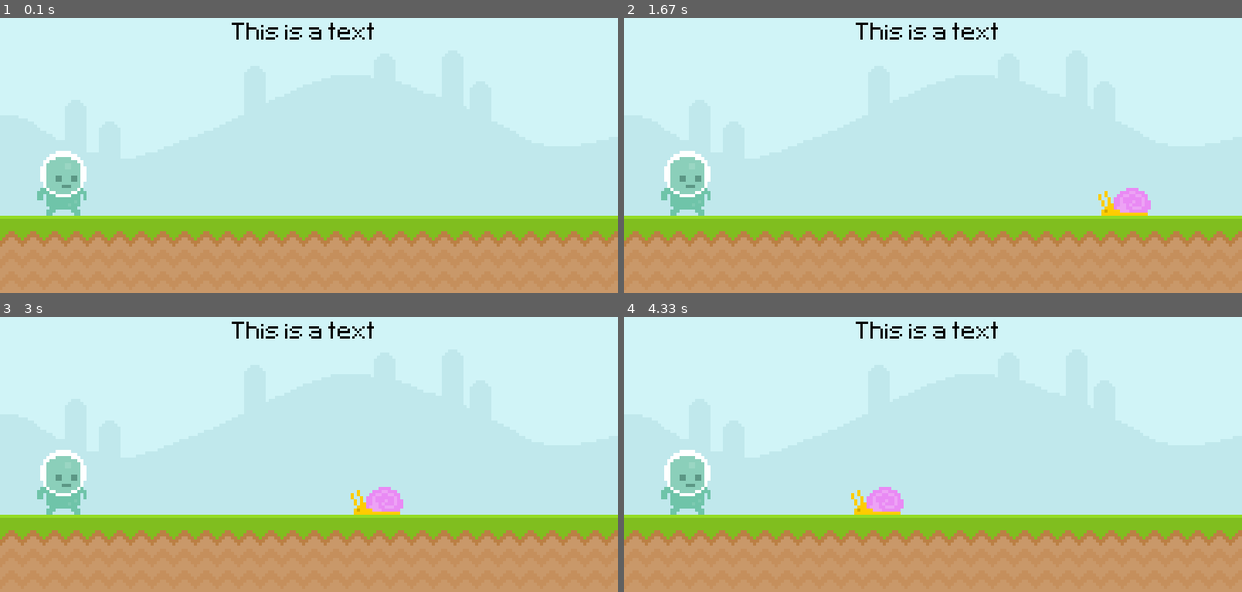
Above: before the commit, frames 1-4 (two rows, left to right).
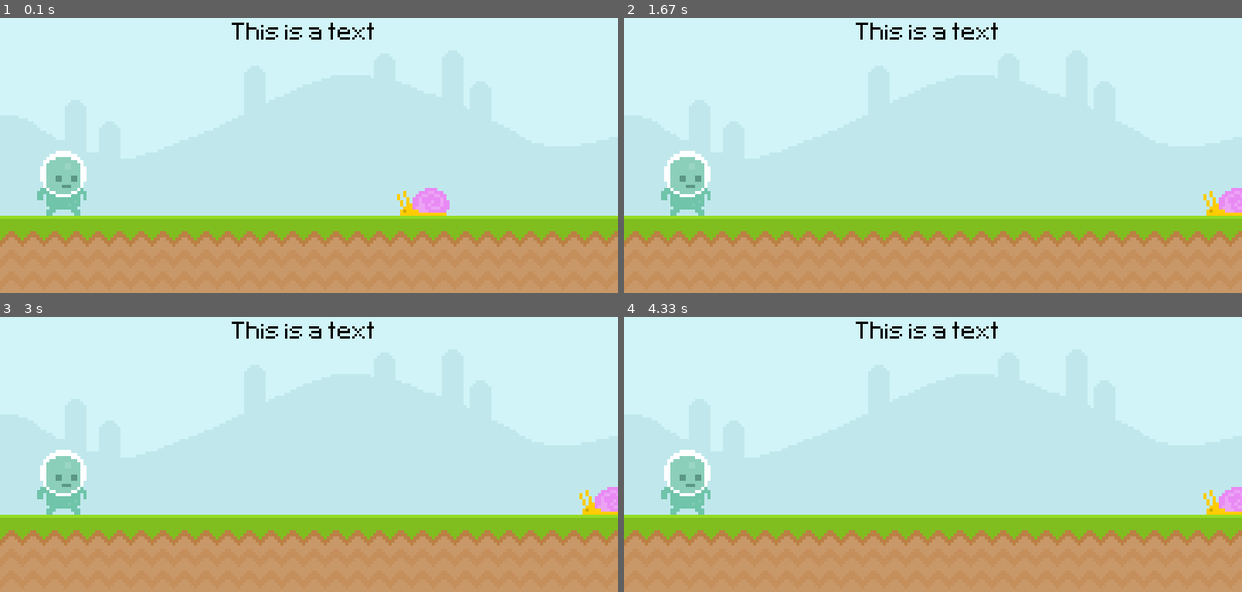
Above: after the commit, the same moments.

Repository: daniagsan/My-first-game-in-python
Game: pygame game, started from First_videogame.py
Same seed, same stepped clock (60 frames per second), same inputs: the game is played once before the commit and once after it.
Inputs:
- Up to frame 1 (0.1 s): no input
- Up to frame 2 (1.67 s): no input
- Up to frame 3 (3 s): no input
- Up to frame 4 (4.33 s): no input

The runs differ from the first frame. In frame 1, 0.6% of the frame differs, in the area x 64-73%, y 61-72%; in frame 2, 1.1%, in the area x 76-100%, y 61-72%; in frame 3, 1.1%; in frame 4, 1.1%.

Commit message:
No-changes

Diff:
--- a/First_videogame.py
+++ b/First_videogame.py
@@ -1,6 +1,6 @@
 from cgi import test
+from sys import exit
 import pygame
-from sys import exit
 
 pygame.init()
 
@@ -31,8 +31,8 @@
     #player_rect.right -= 1
     screen.blit(player_surf,player_rect)
 
-    snail_rect.left -= 4
-    if snail_rect.left < -50:
+    snail_rect.left -= 100
+    if snail_rect.left < -70:
         snail_rect.left = 850
 
     screen.blit(snail_surface,snail_rect)
